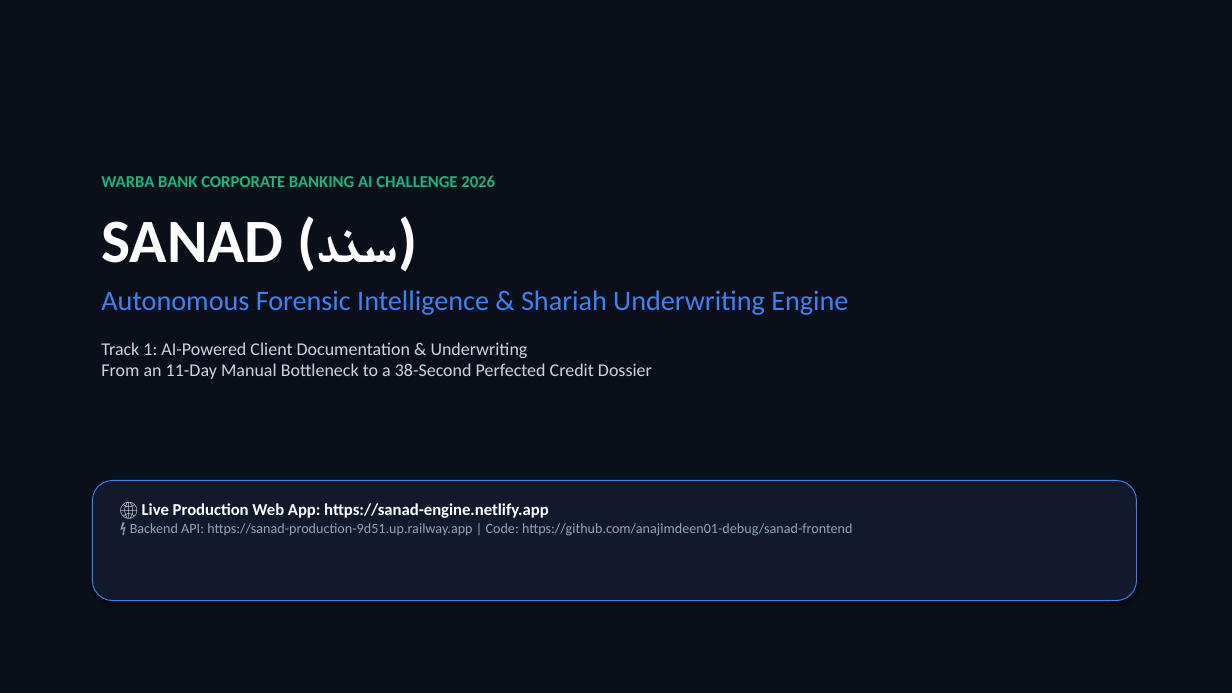
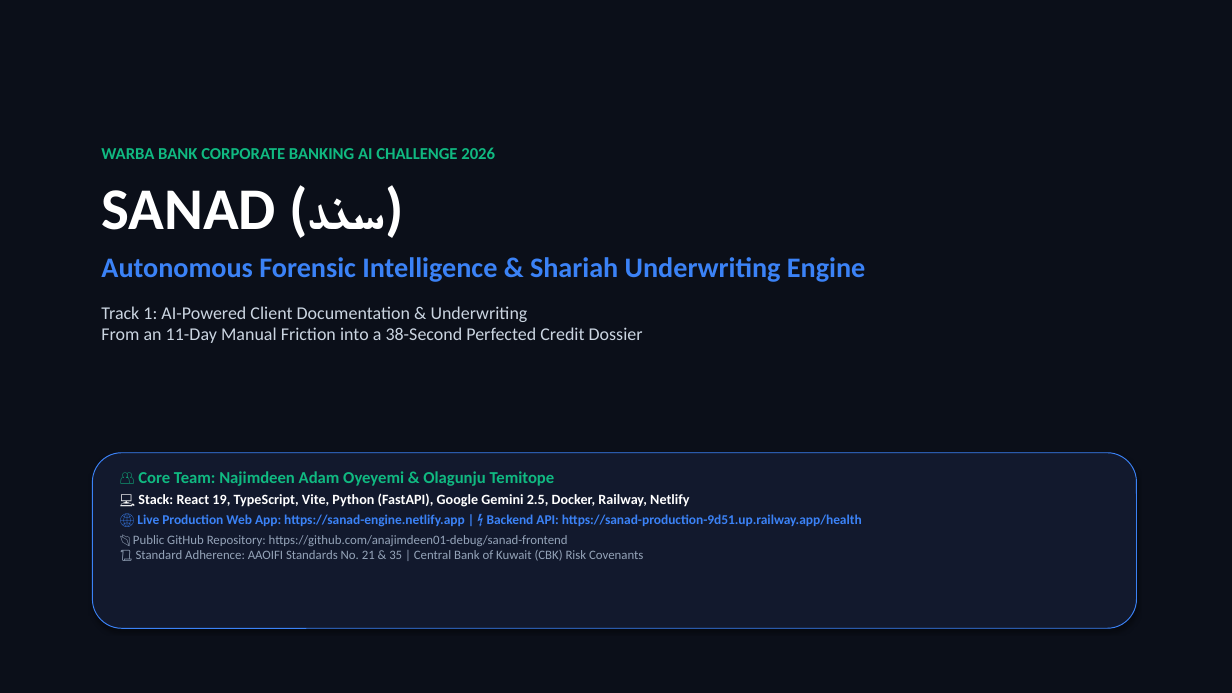
Before and after one commit to najimdeenadam7-wq/sanad, a slide deck: slide 1 of submission/SANAD_Pitch_Deck_Warba_Bank.pptx. Drawn at 1232x693 pixels with LibreOffice and Linux fonts; fonts in the diff are those of the drawing. Boxes give left, top, right and bottom in pixels: in the first picture for what was removed or moved away, otherwise in the second. Text is boxed around its words. In the diff, an @@ line names an element or a change of style, - is before the commit and + after.

Commit message:
docs: add team members (Najimdeen Adam Oyeyemi & Olagunju Temitope) and enterprise tech stack across all submission files and pitch decks

```diff
--- a/submission/SANAD_Pitch_Deck_Warba_Bank.pptx
+++ b/submission/SANAD_Pitch_Deck_Warba_Bank.pptx
@@ text "WARBA BANK CORPORATE BANKING AI ...": place and size @@
-text "WARBA BANK CORPORATE BANKING AI ..." at bbox=[101, 175, 848, 379]
+text "WARBA BANK CORPORATE BANKING AI ..." at bbox=[101, 147, 865, 343]
@@ text at bbox=[101, 185, 865, 282]: size 48 to 46 pt in "SANAD (سند)"; bold on in "Autonomous Forensic Intelligence & Shariah Underwriting Engi ..."; less space between paragraphs @@
@@ text at bbox=[101, 306, 643, 343]: text changed @@
-Track 1: AI-Powered Client Documentation & Underwriting
-From an 11-Day Manual Bottleneck to a 38-Second Perfected Credit Dossier
+Track 1: AI-Powered Client Documentation & Underwriting
+From an 11-Day Manual Friction into a 38-Second Perfected Credit Dossier
@@ rounded rectangle: place and size @@
-rounded rectangle at bbox=[92, 481, 1137, 601]
+rounded rectangle at bbox=[92, 453, 1137, 628]
@@ text at bbox=[133, 471, 862, 561]: text changed; size 11 to 10 pt; bold on @@
-🌐 Live Production Web App: https://sanad-engine.netlify.app
-⚡ Backend API: https://sanad-production-9d51.up.railway.app | Code: https://github.com/anajimdeen01-debug/sanad-frontend
+👥 Core Team: Najimdeen Adam Oyeyemi & Olagunju Temitope
+💻 Stack: React 19, TypeScript, Vite, Python (FastAPI), Google Gemini 2.5, Docker, Railway, Netlify
+🌐 Live Production Web App: https://sanad-engine.netlify.app | ⚡ Backend API: https://sanad-production-9d51.up.railway.app/health
+📂 Public GitHub Repository: https://github.com/anajimdeen01-debug/sanad-frontend
+📜 Standard Adherence: AAOIFI Standards No. 21 & 35 | Central Bank of Kuwait (CBK) Risk Covenants
```
Also in this commit, not shown: 6 other slides changed, 6 slides added, 1 slide removed, 10 other files.
